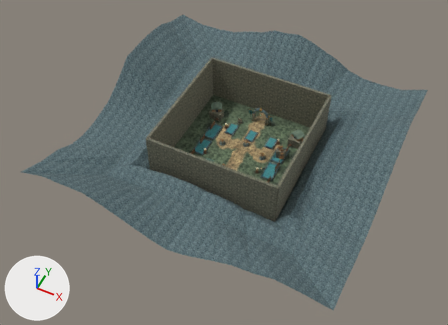
The FBX model Assets/Resources/Bellwake/Rooms/Reedwater.fbx: old version first, new version second.
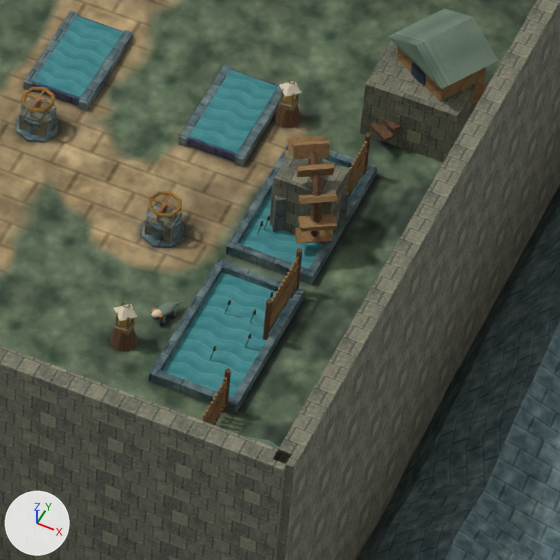
The first picture shows the older version from a camera (50 mm lens) standing at (55.0, -121.8, 144.7) and looking at (-1.9, -7.8, 2.3). The close-ups show the older and then the newer version on the part from 54% to 70% of the width and 39% to 62% of the height of that picture. Only the edits that show in the close-ups are written down. Arrows for +X, +Y and +Z are at lower left; the lights stay in place. Vertices at exactly the same position are counted once.

Names of what the first close-up shows: 'C_Solids', 'Flow1', 'Flow2', 'Rim', 'Set', 'Terrain' and 3 more.
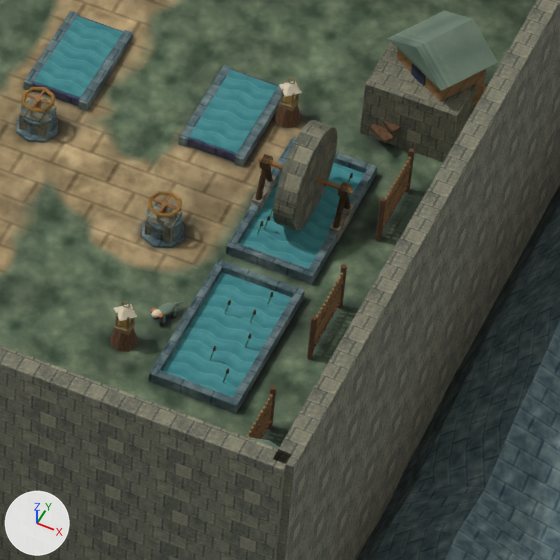
Changed parts and their boxes (x1, y1, x2, y2) in the close-ups (560 x 560 px):
'Set', reshaped
    before: (16, 9, 498, 449)
    after: (16, 11, 498, 449)
part 1 of me_woven_reed_screen_001, deleted
    before: (201, 9, 498, 425)
part 2 of me_woven_reed_screen_001, reshaped
    before: (275, 149, 367, 237)
    after: (251, 11, 498, 360)
part 3 of me_woven_reed_screen_001, added (brown)
    after: (246, 385, 276, 439)
part 4 of me_woven_reed_screen_001, surface changed
    before: (370, 83, 487, 142)
    after: (370, 99, 480, 143)
part 5 of me_closed_map_limit_004, added
    after: (273, 120, 338, 231)
part 6 of me_closed_map_limit_004, deleted
    before: (270, 153, 350, 244)

What changed in the scene script:
```text
Add img_gatestone_png:
    img_gatestone_png = load_image('GateStone.png', '../Textures/GateStone.png', 64, 64, 'sRGB')
Add mat_gatestone:
    mat_gatestone = principled_material('GateStone')
    mat_gatestone.texture = img_gatestone_png
    mat_gatestone.roughness = 0.95
Change me_closed_map_limit_004:
    used by ob_c_solids; location = (0.0, 0.0, 0.0)
    remove me_closed_map_limit_004.from_pydata(...)  # 128 vertices, 96 faces; spans x -20.8..20.8, y -20.8..20.8, z -2.0..16.0
    add me_closed_map_limit_004.from_pydata(...)  # 200 vertices, 134 faces; spans x -20.8..20.8, y -20.8..20.8, z -2.0..16.0
    me_closed_map_limit_004 part 5: a new loose piece, a 24-sided cylinder along x spanning x 11.15..12.05, y 2.2..6.6, z 0.08..4.48, in mat_masonry (picture img_masonry_png)
    me_closed_map_limit_004 part 6: the loose piece of 8 vertices spanning x 10.8..13.2, y 3.1..4.9, z -0.2..3.0 is deleted
    other edits to the shape of me_closed_map_limit_004 do not show in these pictures
Change me_woven_reed_screen_001:
    used by ob_set; location = (0.0, 0.0, 0.0)
    remove me_woven_reed_screen_001.from_pydata(...)  # 4086 vertices, 5498 faces; spans x -17.4..17.4, y -12.4..15.5, z -0.1..6.3
    add me_woven_reed_screen_001.from_pydata(...)  # 3976 vertices, 5140 faces; spans x -17.4..17.4, y -12.4..15.5, z -0.1..6.3
    me_woven_reed_screen_001 part 1: 104 loose pieces with 1178 vertices, spanning x -16.6..16.6, y -9.6..13.8, z 0.0..5.2, are deleted
    me_woven_reed_screen_001 part 2: 26 vertices moved from x 12.2..16.6, y 8.8..13.8, z 1.0..2.3 to x 12.2..16.6, y 8.8..13.8, z 0.8..2.1; 94 vertices removed from x 10.7..14.6, y 2.3..13.5, z 0.0..4.0; 636 vertices added at x 9.6..16.6, y -2.6..13.8, z -0.1..5.1
    me_woven_reed_screen_001 part 3: 204 vertices added at x 14.8..15.0, y -9.6..-6.4, z 0.0..2.4
    me_woven_reed_screen_001 part 4: 121 kept faces spanning x -16.6..16.6, y 8.8..13.8, z 0.8..2.2 get new texture (UV) coordinates
    other edits to the shape of me_woven_reed_screen_001 do not show in these pictures
    add me_woven_reed_screen_001.materials.append(mat_gatestone)  # picture img_gatestone_png
```
